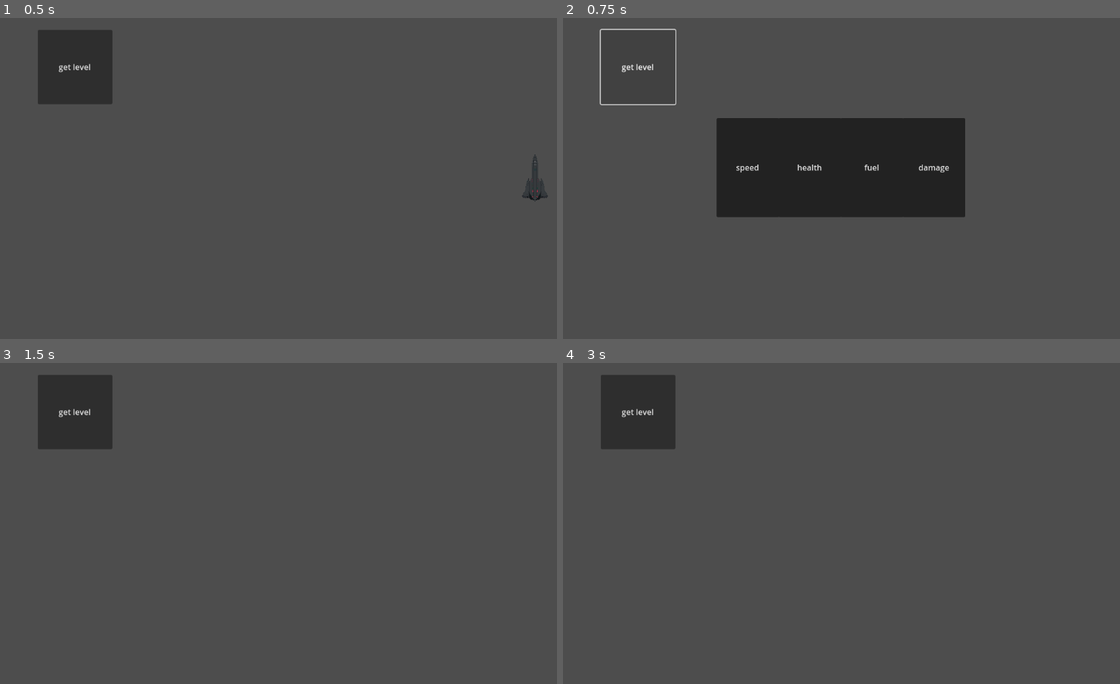
Above: before the commit, frames 1-4 (two rows, left to right).
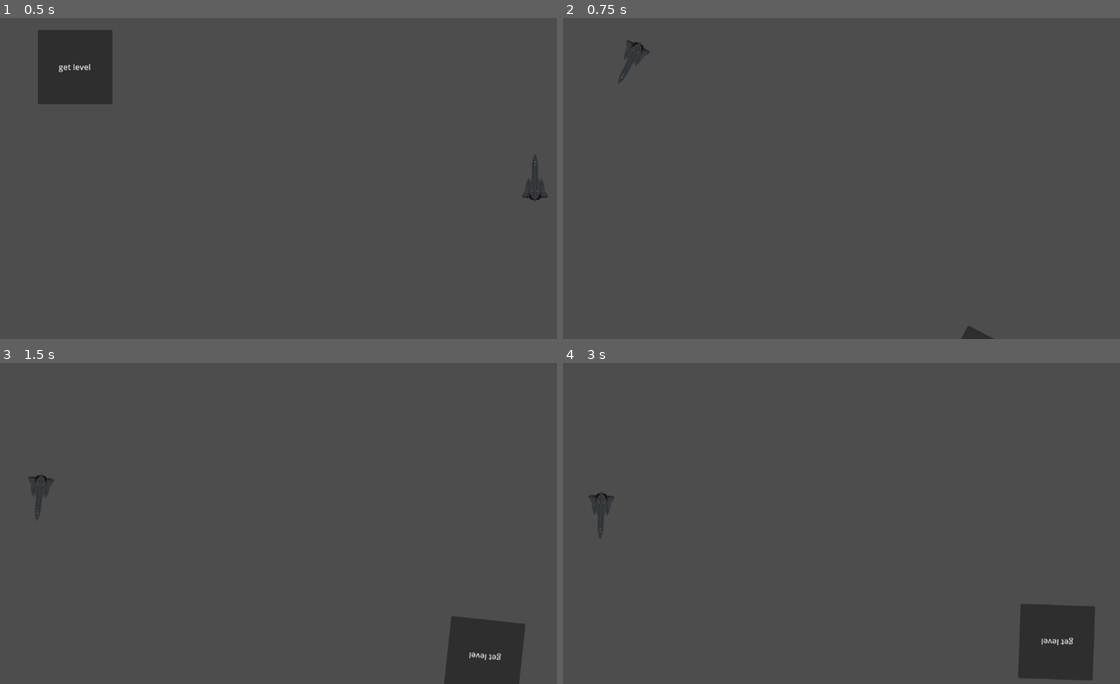
Above: after the commit, the same moments.

Repository: mertkavilcioglu/ProjectStart
Game: Godot game, scene res://CharacterUP.tscn
Two runs of this game, one before a commit and one after it. Both use one fixed random seed, a clock stepped at 60 frames per second and the inputs below. This scene is started directly instead of the project's main scene.
Inputs (mouse positions are in pixels of both pictures, inside the frame that each line leads up to):
- Up to frame 1 (0.5 s): no input
- Up to frame 2 (0.75 s): click "get level" at 0.5 s
- Up to frame 3 (1.5 s): click (183, 513) at 1.25 s, where only the run before the commit has a clickable "speed"
- Up to frame 4 (3 s): tap Enter at 2 s; move the mouse to (975, 507) at 2.02 s; hold D (Right) 2.03-2.78 s; hold Space (Shoot) 2.03-2.78 s; tap Shift (Turbo) at 2.3, 2.85 s; move the mouse to (735, 539) at 2.77 s; hold S (Down) from 2.78 s (still down)

Frame 1 is identical in both runs. In frame 2, 14% of the frame differs, in the area x 6-78%, y 3-100%; in frame 3, 5.8%; in frame 4, 6.2%.
Error after the commit: Invalid access to property or key 'position' on a base object of type 'null instance'. (res://CharacterUP.gd:80)

Commit message:
CharacterUP Fixed

Diff:
--- a/CharacterUP.gd
+++ b/CharacterUP.gd
@@ -1,21 +1,96 @@
 extends CharacterBody2D
 
-#character attributes
-
+#**************** UPGRADE VARIABLES *****************
 var health:int = 100
 var damage: int = 1
-var speed: float = 500.0
-var fuel: float = 100.0
+#var speed: float = 500.0
+#var fuel: float = 100.0
 @onready var body = $body
 @onready var wing = $wing
-
-#upgrade
-
 @onready var LevelPanel = get_node("Upgrade/NewLevel")
 var level_counter = 1
 
+#**************** MOVEMENT-COMBAT VARIABLES and FUNCTIONS *****************
+
+@export var MaxSpeed:float = 500.0
+@export var Acceleration:float = 100.0
+@onready var Cam = $"../Camera2D"
+var MousePosition = null
+@onready var CanBoost:bool = true
+@onready var BoostRefuel:bool = false
+@onready var BoostFuel:float = 100.0
+@onready var muzzle=$Muzzle
+var laser_scene = preload("res://Scenes/laser.tscn")
+signal laser_shot(laser)
+var BoostCD:int = 3
+var shoot_bas=false
+
+func _process(delta):
+	if Input.is_action_pressed("Shoot"):
+		if !shoot_bas:
+			shoot_bas=true
+			shoot_laser()
+			await get_tree().create_timer(0.5).timeout
+			shoot_bas=false
+
+func _physics_process(delta):
+	print(BoostFuel)
+	if BoostFuel <100:
+		BoostFuel += 10*delta
+
+	var Motion = Vector2()
+	Motion.x = Input.get_action_strength("Right") - Input.get_action_strength("Left")
+	Motion.y = Input.get_action_strength("Down") - Input.get_action_strength("Up")
+	velocity.x = move_toward(velocity.x, Motion.x * MaxSpeed , Acceleration)
+	velocity.y = move_toward(velocity.y, Motion.y * MaxSpeed , Acceleration)
+
+	if Input.is_action_pressed("Turbo"):
+		if BoostRefuel == false:
+			if BoostFuel <0:
+				BoostRefuel = true
+			if BoostFuel > 0:
+				if CanBoost == true:
+					MaxSpeed = 3000
+					velocity.x = move_toward(velocity.x, Motion.x * MaxSpeed , Acceleration*100)
+					velocity.y = move_toward(velocity.y, Motion.y * MaxSpeed , Acceleration*100)
+					BoostFuel -= 20
+					CanBoost = false
+				elif CanBoost == false:
+					MaxSpeed = 1500
+					if BoostFuel > 0:
+						BoostFuel -= 50*delta
+					else:
+						MaxSpeed = 500
+			else:
+				MaxSpeed = 500
+		elif BoostRefuel == true:
+			if BoostFuel < 100:
+				BoostFuel += 50*delta
+			else:
+				BoostRefuel = false
+	else:
+		MaxSpeed = 500
+	if Input.is_action_just_released("Turbo"):
+		if BoostFuel > 20:
+			CanBoost = true
+
+	move_and_slide()
+	MousePosition = get_global_mouse_position()
+	look_at(MousePosition)
+	Cam.position = lerp(Cam.position, position, 5 * delta)
+
+func Boost_True():
+	CanBoost = true
+	print ("bum")
+
+func shoot_laser():
+	var l = laser_scene.instantiate()
+	l.global_position = muzzle.global_position
+	l.rotation = rotation + PI/2
+	emit_signal("laser_shot", l)
 
 
+#**************** UPGRADE FUNCTIONS *****************
 func LevelUp():
 	level_counter+=1
 	get_tree().paused = true
@@ -48,14 +123,14 @@
 
 
 func _on_speed_pressed():
-	speed+=100.0
+	MaxSpeed+=100.0
 	get_tree().paused = false
 	LevelPanel.visible = false
 
 
 
 func _on_fuel_pressed():
-	fuel+=10.0
+	BoostFuel+=10.0
 	get_tree().paused = false
 	LevelPanel.visible = false
 
--- a/Scripts/CharacterController.gd
+++ b/Scripts/CharacterController.gd
@@ -7,13 +7,10 @@
 @onready var CanBoost:bool = true
 @onready var BoostRefuel:bool = false
 @onready var BoostFuel:float = 100.0
-
 @onready var muzzle=$Muzzle
 var laser_scene = preload("res://Scenes/laser.tscn")
 signal laser_shot(laser)
-
 var BoostCD:int = 3
-
 var shoot_bas=false
 
 func _process(delta):
@@ -28,7 +25,6 @@
 	print(BoostFuel)
 	if BoostFuel <100:
 		BoostFuel += 10*delta
-
 
 	var Motion = Vector2()
 	Motion.x = Input.get_action_strength("Right") - Input.get_action_strength("Left")
@@ -60,23 +56,17 @@
 				BoostFuel += 50*delta
 			else:
 				BoostRefuel = false
-
 	else:
 		MaxSpeed = 500
-
 	if Input.is_action_just_released("Turbo"):
 		if BoostFuel > 20:
 			CanBoost = true
 # Ise yariyor ancak, fuel ilk kez 20nin altina dusunce, tekrar 20yi gectigi zaman
 # ilk boostu algilamiyor, ikinciyi basinca boost oluyor ama onda sorun yok
-
 	move_and_slide()
-
 	MousePosition = get_global_mouse_position()
 	look_at(MousePosition)
-
 	Cam.position = lerp(Cam.position, position, 5 * delta)
-
 
 func Boost_True():
 	CanBoost = true
--- a/project.godot
+++ b/project.godot
@@ -1,3 +1,11 @@
+; Engine configuration file.
+; It's best edited using the editor UI and not directly,
+; since the parameters that go here are not all obvious.
+;
+; Format:
+;   [section] ; section goes between []
+;   param=value ; assign values to parameters
+
 config_version=5
 
 [application]
